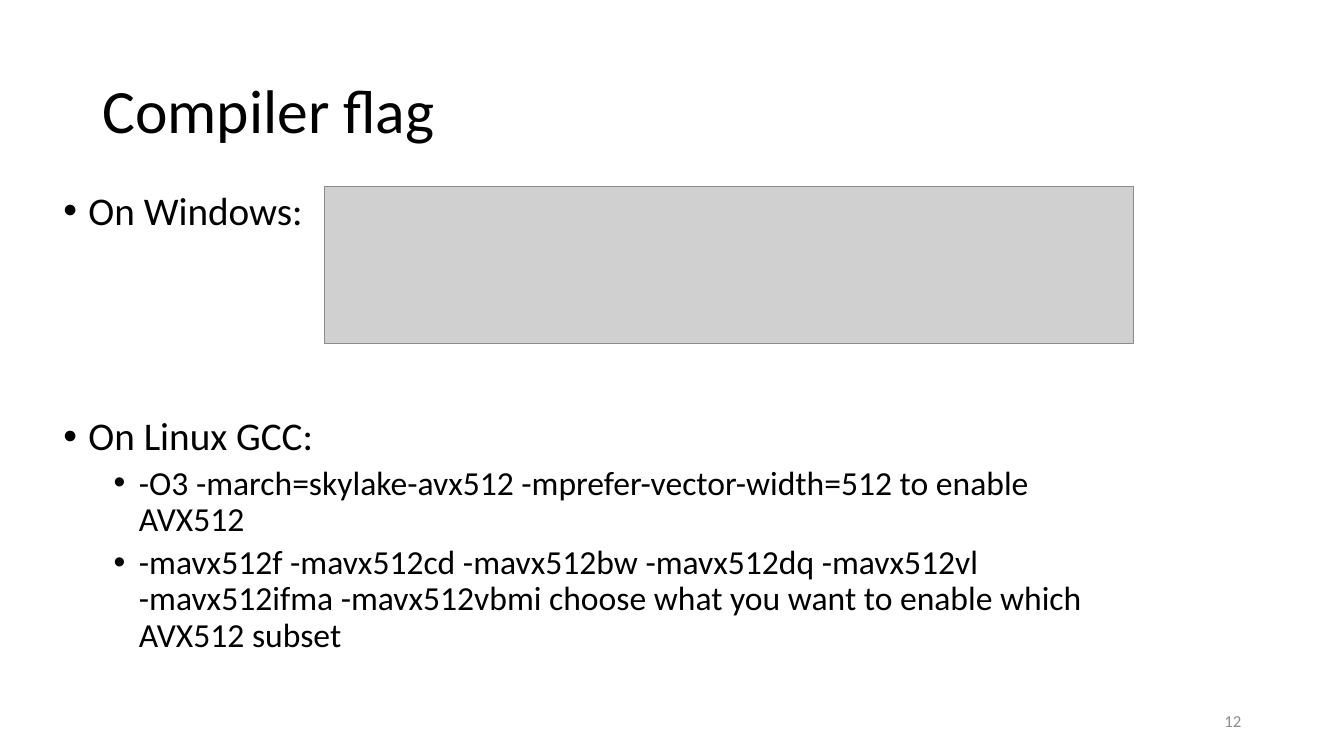
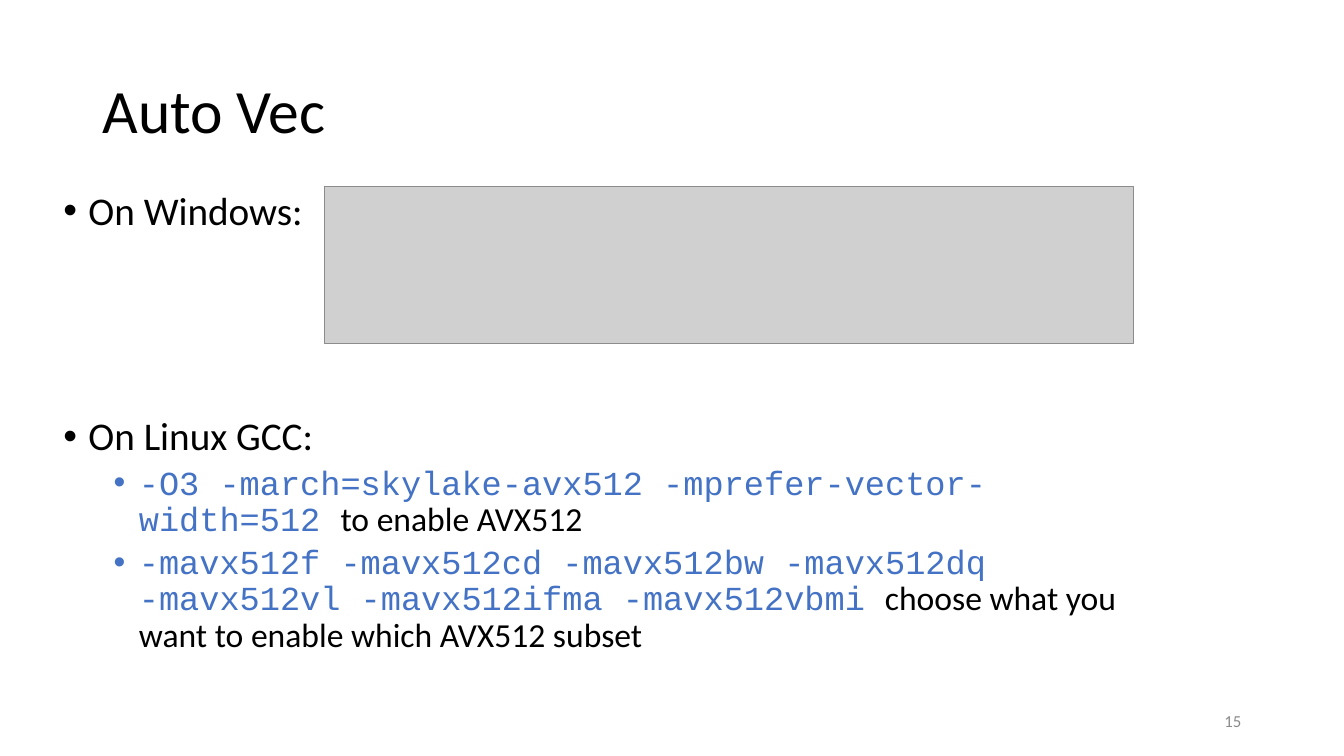
Before and after one commit to lucshi/Lecture_SIMD, a slide deck: slide 15 of lecture.pptx (slide 12 before the commit). Drawn at 1344x756 pixels with LibreOffice and Linux fonts; fonts in the diff are those of the drawing; grey boxes stand for pictures. Boxes give left, top, right and bottom in pixels: in the first picture for what was removed or moved away, otherwise in the second. Text is boxed around its words. In the diff, an @@ line names an element or a change of style, - is before the commit and + after.

```diff
--- a/lecture.pptx
+++ b/lecture.pptx
@@ title at <box>102,93,326,134</box>: text changed @@
-Compiler flag
+Auto Vec
@@ text at <box>139,470,1116,648</box>: font Calibri to Courier New, text colour #000000 to #4472C4 in "-O3 -march=skylake-avx512 -mprefer-vector-width=512", "-mavx512f -mavx512cd -mavx512bw -mavx512dq -mavx512vl -mavx5 ..." @@
@@ page number at <box>1224,716,1241,727</box>: text changed @@
-12
+15
```
Also in this commit, not shown: 20 other slides changed, 18 slides added, 9 slides removed.
